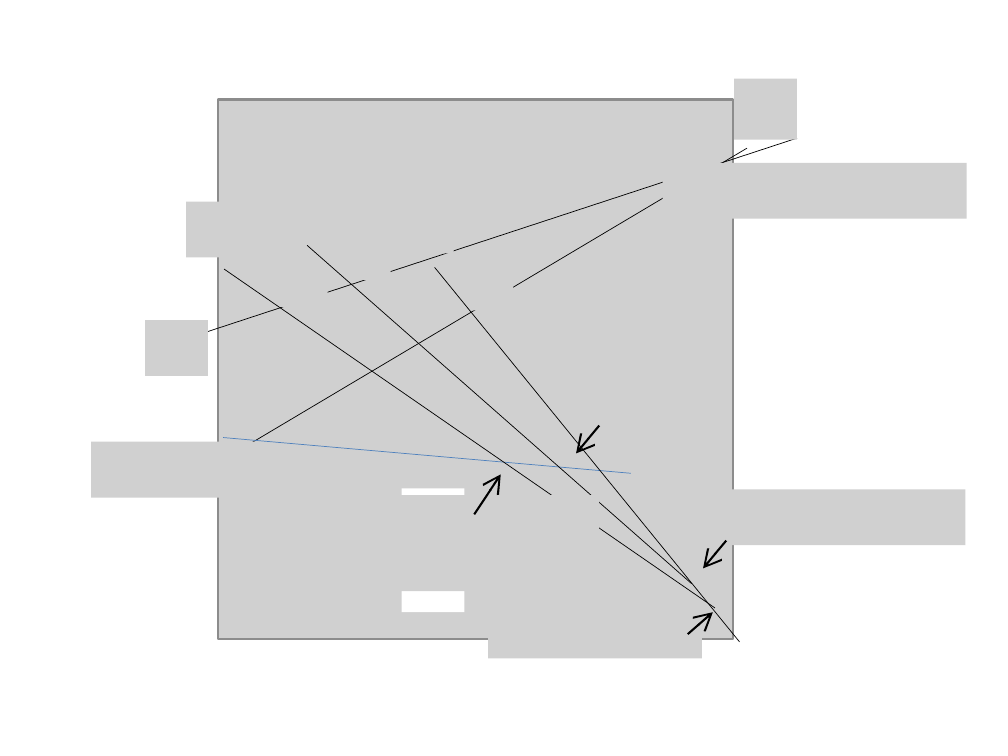
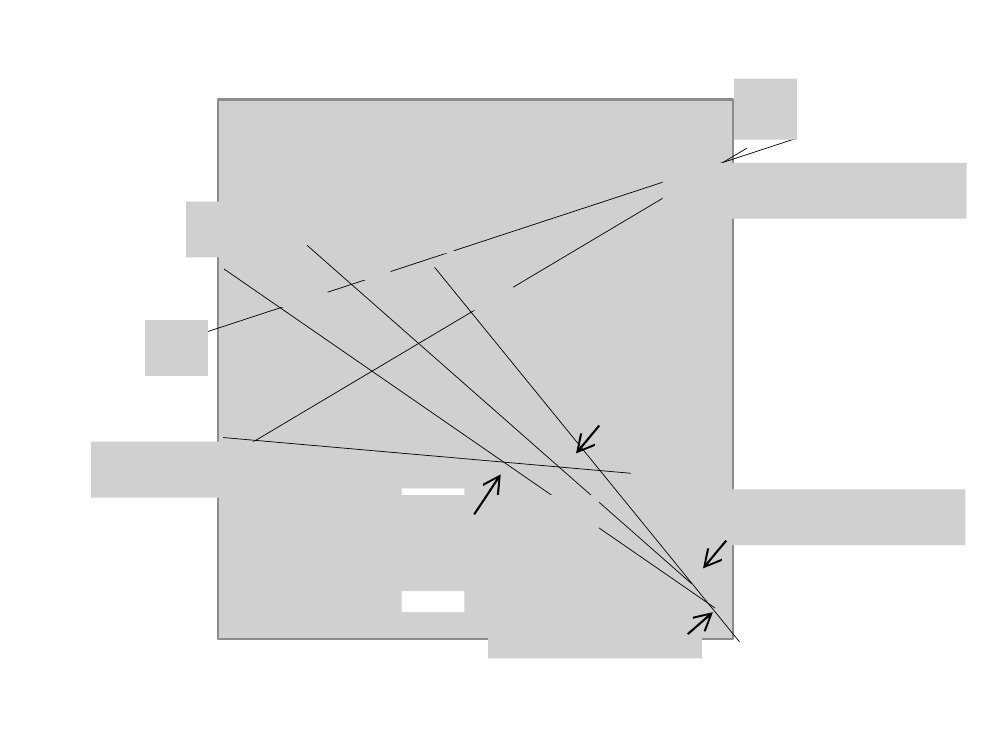
Before and after one commit to herumi/ango-src, a slide deck: slide 1 of img/ec-op.pptx. Drawn at 1008x756 pixels with LibreOffice and Linux fonts; fonts in the diff are those of the drawing; grey boxes stand for pictures. Boxes give left, top, right and bottom in pixels: in the first picture for what was removed or moved away, otherwise in the second. Text is boxed around its words. In the diff, an @@ line names an element or a change of style, - is before the commit and + after.

```diff
--- a/img/ec-op.pptx
+++ b/img/ec-op.pptx
@@ line (224, 437) - (643, 474): stroke #4F81BD 0.25 pt to #000000 0.25 pt @@
```
Also in this commit, not shown: 1 other file.
